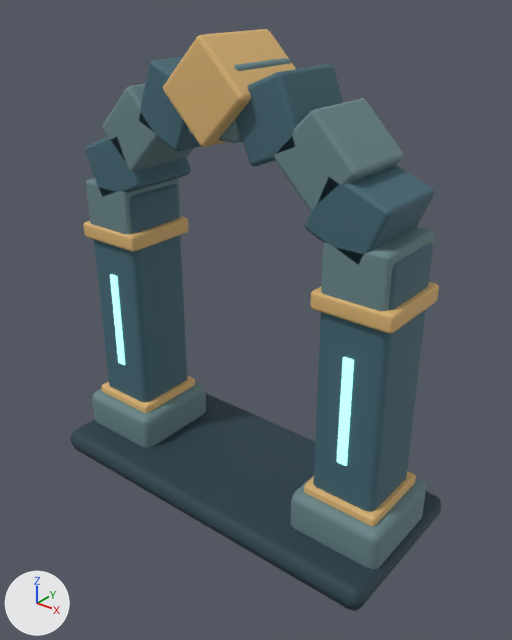
An edit to the glTF model maze3d/assets/models/portal.glb, drawn before and after from the same camera.
Rendered twice from a 50 mm camera at (3.78, -4.53, 4.69) aimed at (0.18, -0.02, 1.9). The axes (+X, +Y, +Z) are drawn at lower left. The lights are the same throughout. The picture after the commit comes second. Where no turn or scale is listed for an object, it has been applied to the vertices.

Names of what the first picture shows: 'ArchStone', 'ArchStone.001', 'ArchStone.002', 'ArchStone.003', 'ArchStone.004', 'ArchStone.005', 'ArchStone.006', 'ArchStone.007', 'ArchStone.008', 'Foot', 'Foot.001', 'Keystone', 'LightLine', 'LightLine.001', 'Pillar', 'Pillar.001', 'Step' and 4 more.
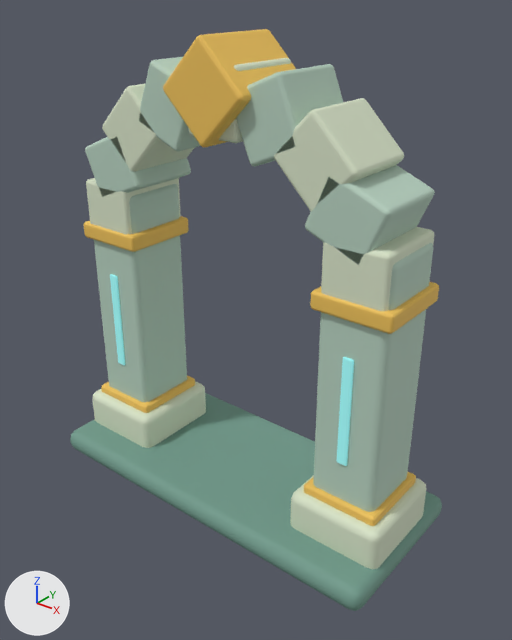
Pixel boxes (x1, y1, x2, y2) of what changed, in the pictures (512 x 640 px):
'Step', recoloured (dark blue to green): (70, 393, 441, 611) in both
'Pillar.001', recoloured (dark cyan to pale green): (313, 243, 433, 512) in both
'Pillar', recoloured (dark cyan to pale green): (94, 184, 187, 402) in both
'ArchStone.002', recoloured (greyish cyan to pale green): (274, 98, 404, 211) in both
'ArchStone.001', recoloured (dark cyan to pale green): (305, 165, 434, 265) in both
'ArchStone.003', recoloured (dark cyan to pale green): (236, 64, 343, 166) in both
'Foot.001', recoloured (greyish cyan to pale green): (291, 475, 426, 569) in both
'ArchStone', recoloured (greyish cyan to pale green): (321, 227, 434, 311) in both
'Foot', recoloured (greyish cyan to pale green): (92, 381, 206, 448) in both
'ArchStone.006', recoloured (greyish cyan to pale green): (102, 84, 194, 171) in both
'ArchStone.007', recoloured (dark cyan to pale green): (85, 137, 191, 196) in both
'ArchStone.005', recoloured (dark cyan to pale green): (139, 57, 200, 151) in both
'ArchStone.008', recoloured (greyish cyan to pale green): (86, 178, 181, 234) in both
'LightLine.001', recoloured (darker): (337, 357, 354, 466) in both
'ArchStone.004', recoloured: (189, 58, 291, 143) in both
'LightLine', recoloured (darker): (110, 274, 125, 365) in both

The change, as a list of edits to the scene's bpy script:
```text
Change mat_edge:
    mat_edge.base_color: (0.141, 0.238, 0.254) -> (0.694, 0.776, 0.584)  # greyish cyan #69868a -> pale green #d9e4c9
Change mat_stone:
    mat_stone.base_color: (0.0545, 0.136, 0.175) -> (0.474, 0.638, 0.527)  # dark cyan #426774 -> pale green #b7d1c0
Change mat_rune:
    mat_rune.emission_color: (0.37, 1.0, 0.91) -> (0.109, 0.299, 0.299)  # cyan #a4fff5 -> cyan #5d9595
Change mat_dark:
    mat_dark.base_color: (0.0176, 0.0467, 0.0666) -> (0.165, 0.328, 0.262)  # dark blue #243d49 -> green #719b8c
```
